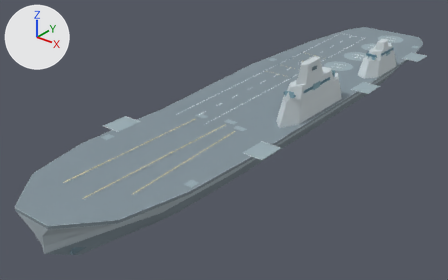
The OBJ model australis-2030/model/source/ran_cvn_australis_2030.obj as it was, and as the next commit left it.
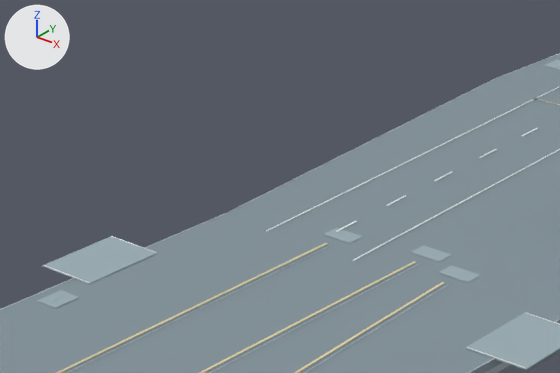
The first picture shows the older version from a 50 mm camera at (211.0, -313.0, 172.0) aimed at (-16.0, -29.0, -4.0). The close-ups show the older and then the newer version on the part from 20% to 61% of the width and 14% to 58% of the height of that picture. Only the edits that show in the close-ups are written down. Lighting does not change. The marker at upper left points along +X, +Y and +Z. Where no turn or scale is listed for an object, it has been applied to the vertices.

In view in the first close-up: 'AngledLandingEdge_-1', 'CatapultTrack_1', 'CatapultTrack_2', 'DeckEdgeLift_2', 'DeckEdgeLift_3', 'DeckEdge_14', 'FacetedFlightDeck', 'LaserHatchClosed_1' and 15 more.
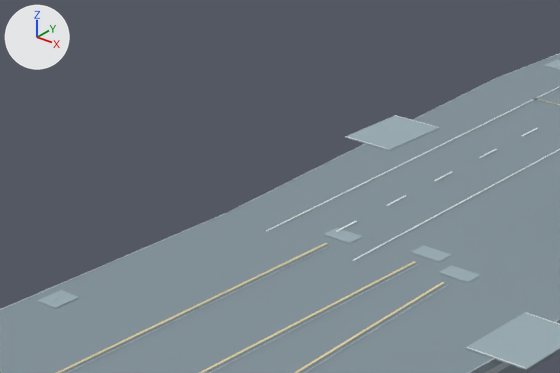
Changed parts and their boxes (x1, y1, x2, y2) in the close-ups (560 x 373 px):
'DeckEdgeLift_3', moved
    before: (42, 236, 158, 284)
    after: (345, 116, 439, 151)

The change in detail:
me_deckedgelift_3 is used by ob_deckedgelift_3; location (0.0, 0.0, 0.0).
me_deckedgelift_3 had 8 vertices, 12 faces and spanned x -48.5..-35.5, y -101.0..-83.0, z 22.0..22.2.
me_deckedgelift_3 now has 8 vertices, 12 faces and spans x -48.5..-35.5, y -12.0..6.0, z 22.0..22.2.
me_deckedgelift_3 part 1: the whole mesh is moved by (0.0, 89.0, 0.0).
